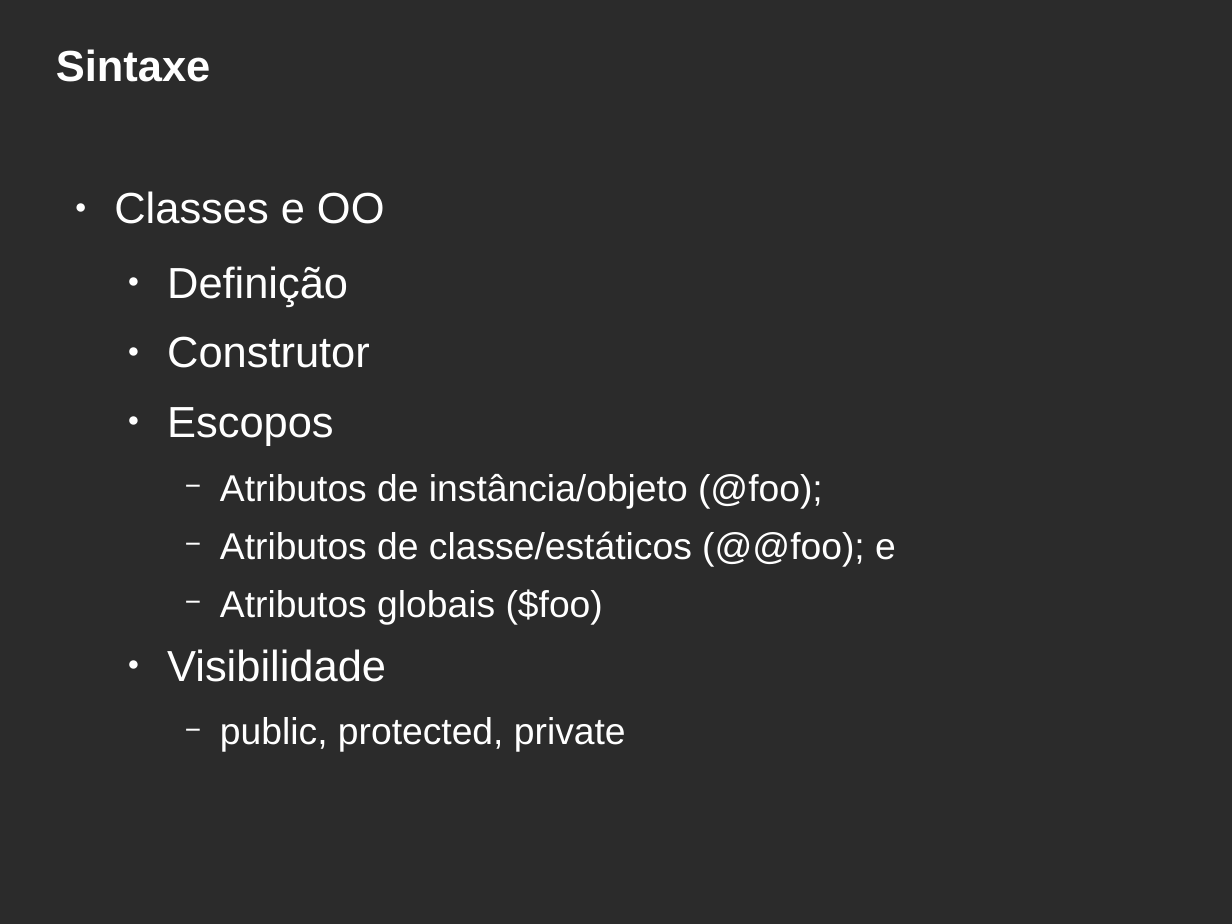
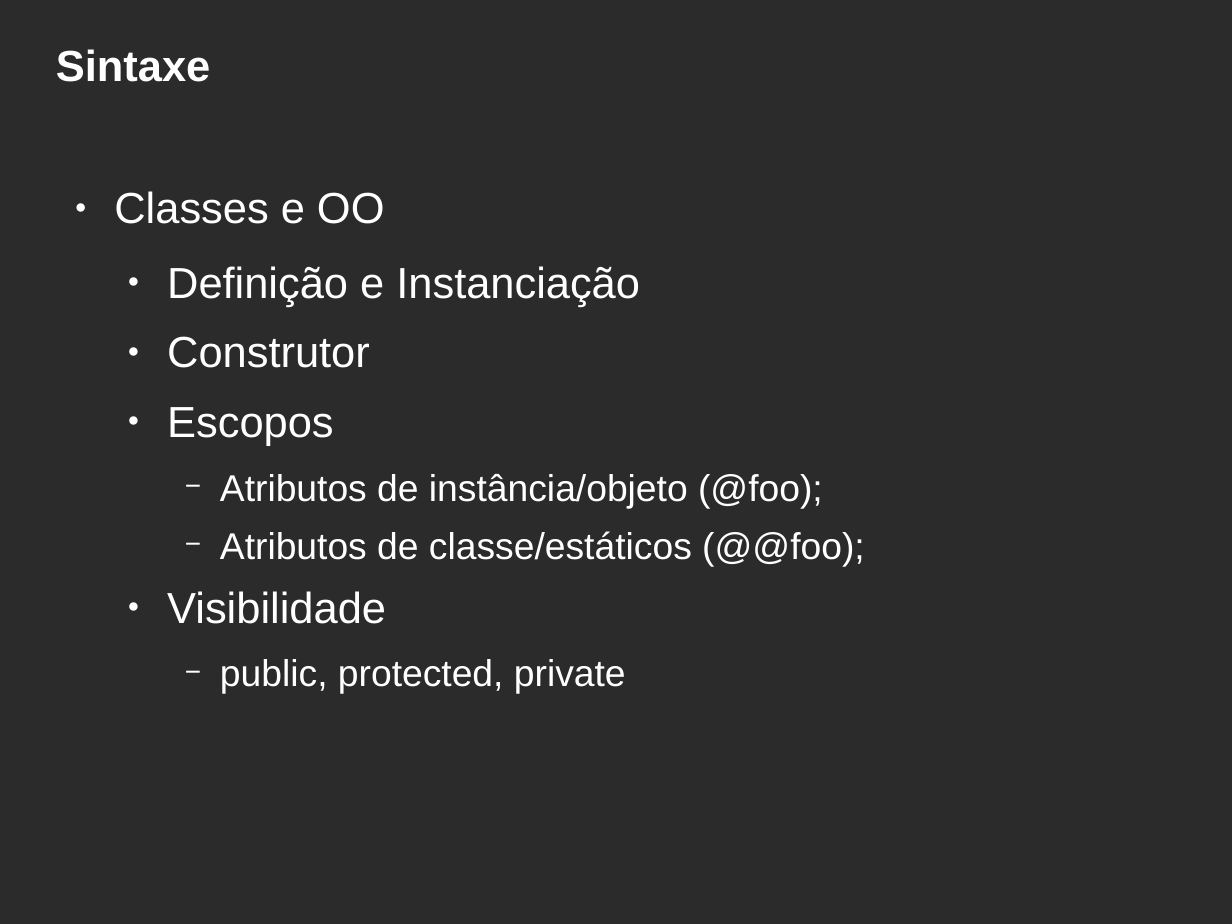
Before and after one commit to hbobenicio/ruby-examples, a slide deck: slide 24 of apresentacao-ruby.odp. Drawn at 1232x924 pixels with LibreOffice and Linux fonts; fonts in the diff are those of the drawing; background and template pictures are left out; a plain dark background stands for a picture behind light text. Boxes give left, top, right and bottom in pixels: in the first picture for what was removed or moved away, otherwise in the second. Text is boxed around its words. In the diff, an @@ line names an element or a change of style, - is before the commit and + after.

```diff
--- a/apresentacao-ruby.odp
+++ b/apresentacao-ruby.odp
@@ text at (x1=167, y1=266, x2=640, y2=307): text changed @@
-  ● Definição
+  ● Definição e Instanciação
@@ text at (x1=220, y1=531, x2=865, y2=566): text changed @@
-    − Atributos de classe/estáticos (@@foo); e
-    − Atributos globais ($foo)
+    − Atributos de classe/estáticos (@@foo);
```
Also in this commit, not shown: 4 other slides changed, 6 other files.
